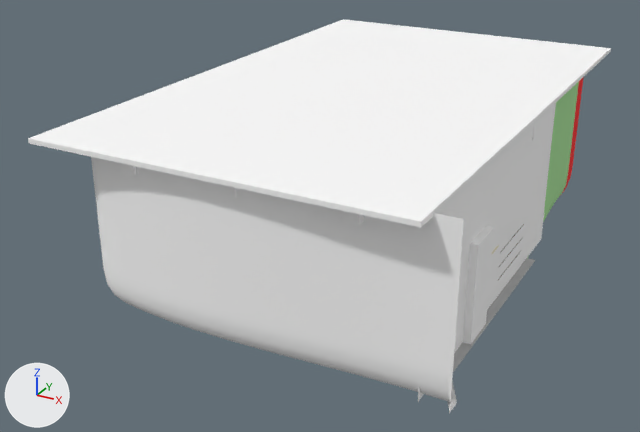
One commit to the FBX model AssetBases/export/main_room/main_room_whole.FBX: the scene before it, then after it.
Rendered twice from a 50 mm camera at (9.52, -18.02, 9.27) aimed at (0.02, -0.77, 0.65). The axes (+X, +Y, +Z) are drawn at lower left. The lights are the same throughout. Where no turn or scale is listed for an object, it has been applied to the vertices. Vertices at the same position are counted once.

The first picture shows 'Ceiling_2', 'Ceiling_Column_Vertical', 'Ceiling_Column_Vertical_1', 'Ceiling_Column_Vertical_2', 'Door', 'Floor_Foyeur', 'Wall_East', 'Walls', 'Walls_2'.
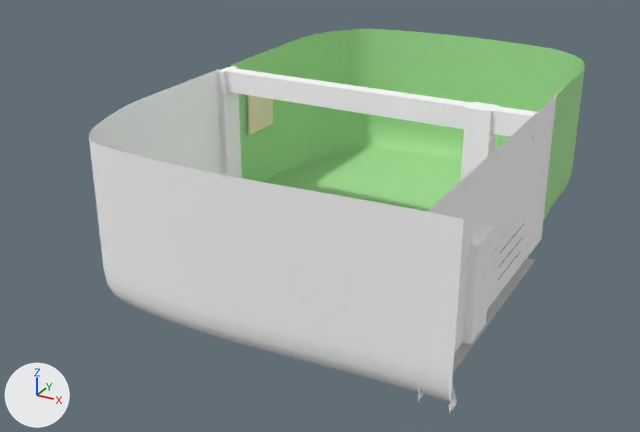
Edits to the bpy script that builds the scene:
```text
Change me_mesh_033:
    where me_mesh_033.from_pydata(...)  # 1716 vertices, 1617 faces; spans x -3.38..4.77, y 0.18..6.36, z -0.01..3.66
    used by ob_walls_2; location = (0.0, 0.35, -0.02)
    me_mesh_033 part 1: all 810 faces that had it switch from mat_placeholder_1 (red #ff0000) to mat_paint_green (green #a9e39a)
Remove ob_ceiling_column_vertical_1:
    ob_ceiling_column_vertical_1 = bpy.data.objects.new('Ceiling_Column_Vertical_1', me_mesh_003)
    ob_ceiling_column_vertical_1.location = (1.08, 0.32, 3.44)
Remove ob_ceiling_2:
    ob_ceiling_2 = bpy.data.objects.new('Ceiling_2', me_mesh_002)
    ob_ceiling_2.location = (0.73, 0.33, 3.61)
Remove ob_ceiling_column_vertical:
    ob_ceiling_column_vertical = bpy.data.objects.new('Ceiling_Column_Vertical', me_mesh)
    ob_ceiling_column_vertical.location = (-1.2, 0.32, 3.44)
Remove ob_ceiling_column_vertical_2:
    ob_ceiling_column_vertical_2 = bpy.data.objects.new('Ceiling_Column_Vertical_2', me_mesh_004)
    ob_ceiling_column_vertical_2.location = (3.52, 0.32, 3.44)
```

Pixel boxes [x1, y1, x2, y2] of what changed, in the pictures (640 x 432 px):
'Ceiling_2', deleted
    before: [28, 19, 611, 228]
'Ceiling_Column_Vertical_2', deleted
    before: [343, 211, 364, 225]
'Ceiling_Column_Vertical_1', deleted
    before: [221, 185, 237, 198]
'Ceiling_Column_Vertical', deleted
    before: [120, 163, 137, 176]
part 1 of me_mesh_033, recoloured (red to green)
    before: [559, 77, 584, 197]
    after: [287, 29, 585, 203]
'Ceiling_Column_Horizontal', unchanged, uncovered by the edit
    before: [532, 119, 539, 140]
    after: [220, 67, 540, 140]
'DividingPillar', unchanged, uncovered by the edit
    after: [217, 66, 242, 178]
'Pillar', unchanged, uncovered by the edit
    after: [460, 102, 499, 182]
